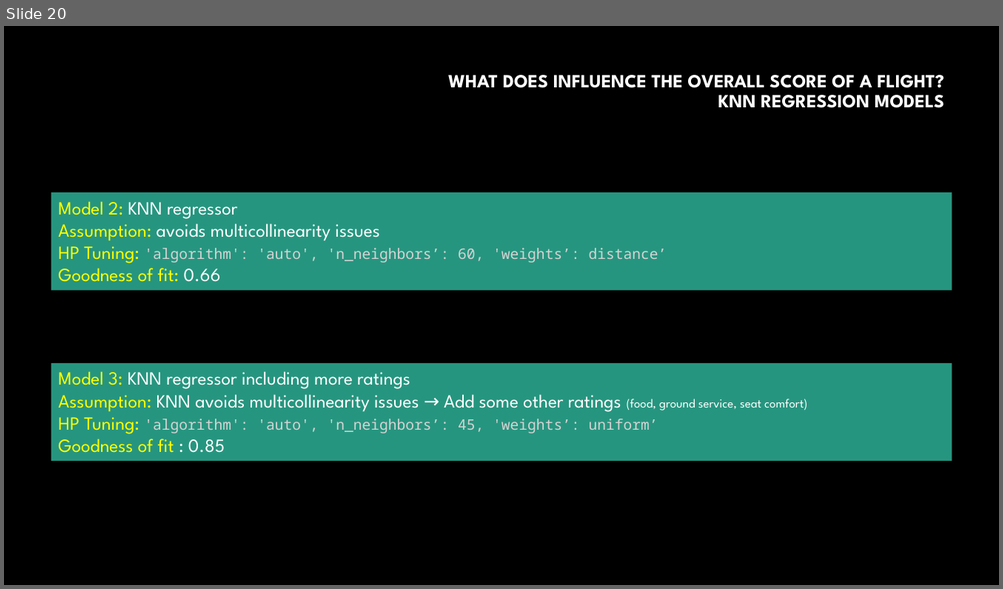
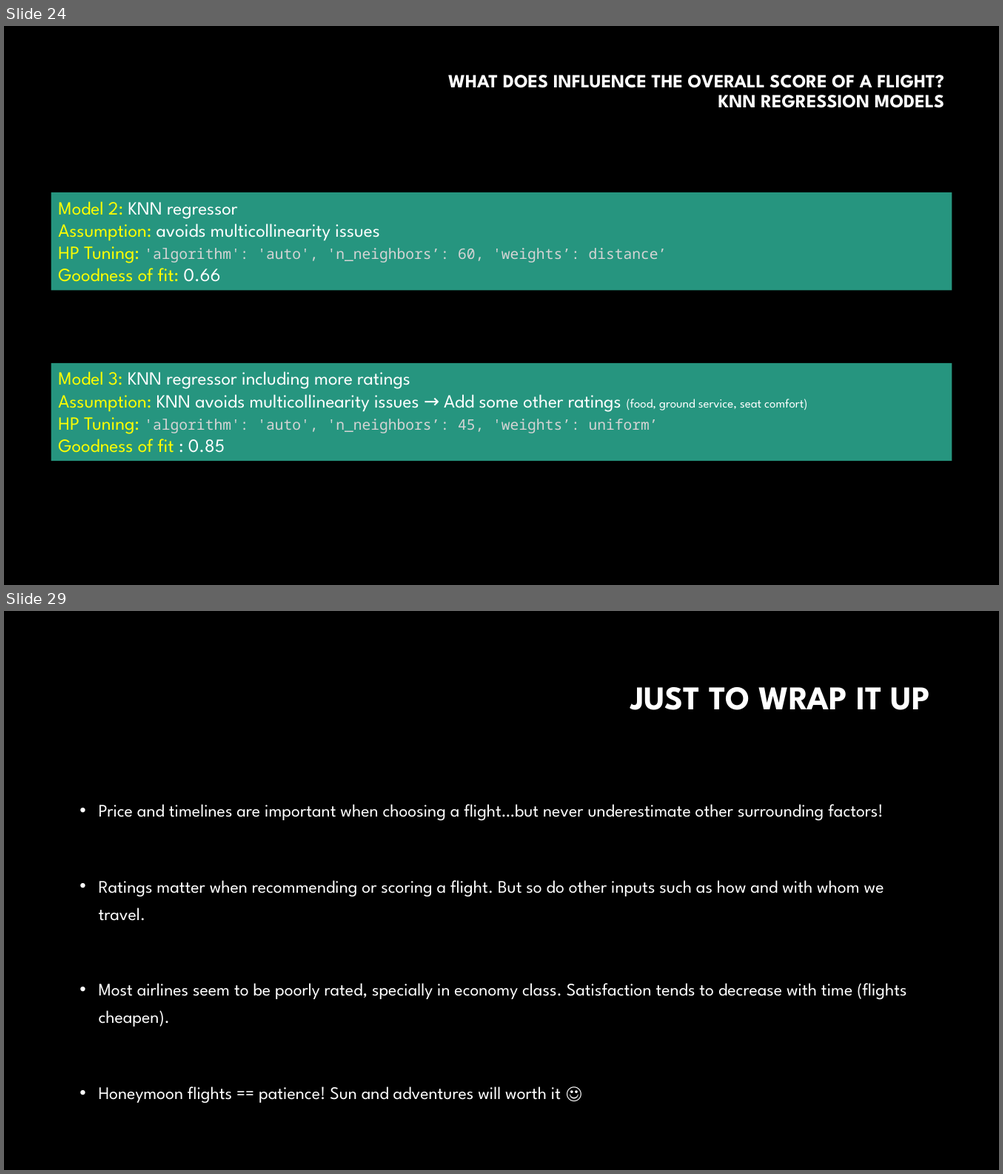
Before and after one commit to aidamouref/Airlines-Analyser, a slide deck: Airlines Analysis.pptx. Shown one above the other, each under a label of ours: slide 20 before the commit, slides 24 and 29 after it; the slides between them are not shown. The pictures are 1003x589 and 1003x1174 pixels, drawn with LibreOffice and Linux fonts; fonts in the diff are those of the drawing; background and template pictures are left out. Boxes give left, top, right and bottom in pixels: in the first picture for what was removed or moved away, otherwise in the second. Text is boxed around its words. In the diff, an @@ line names an element or a change of style, - is before the commit and + after.

```diff
--- a/Airlines Analysis.pptx
+++ b/Airlines Analysis.pptx
@@ slide 29 added at (4, 611, 999, 1170), background #000000 @@
@@ title added at (630, 687, 930, 710), 32 pt, text #FFFFFF, bold @@
+JUST TO WRAP IT UP
@@ text added at (99, 804, 906, 1104), 17.1 pt, text #FFFFFF @@
+• Price and timelines are important when choosing a flight…but never underestimate other surrounding factors!
+• Ratings matter when recommending or scoring a flight. But so do other inputs such as how and with whom we travel.
+• Most airlines seem to be poorly rated, specially in economy class. Satisfaction tends to decrease with time (flights cheapen).
+• Honeymoon flights == patience! Sun and adventures will worth it ☺
@@ what was slide 20 is now slide 24 @@
```
Also in this commit, not shown: 9 slides changed, 6 other slides added, 13 other files.
